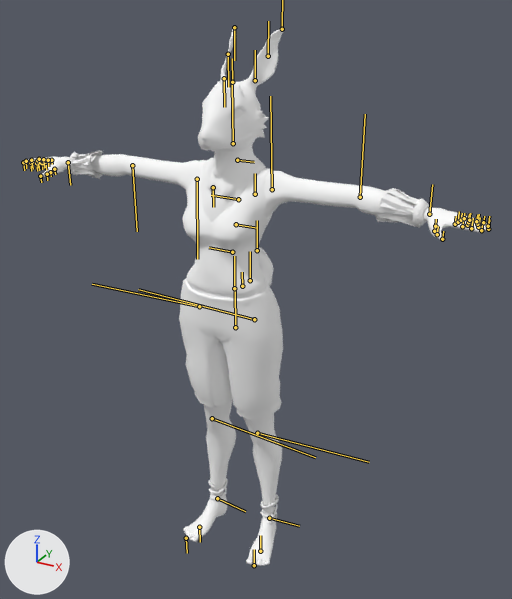
The FBX model Assets/Characters/Final_Animations/Final_Pickup.fbx as it was, and as the next commit left it.
One viewpoint serves both versions: a 50 mm lens placed at (0.0142, -0.024, 0.0251), pointed at (0.001, 0.0, 0.013). The lights are fixed; the arrows at lower left show +X, +Y and +Z. The bones that bend it are drawn over the model as lines.
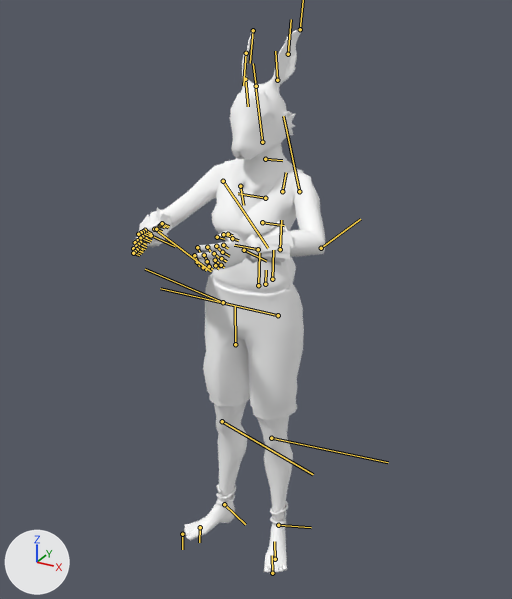
The newer file adds an action. The first version stands in its rest pose; the second is drawn at frame 73 of the action 'Take 001'.

Changed parts and their boxes (x1, y1, x2, y2) in the pictures (512 x 599 px):
'polySurface89', posed (58% narrower): before (23, 27, 489, 566); after (132, 29, 325, 573)
bone 'Base', root to tip: before (235, 327) to (235, 288); after (235, 344) to (235, 306)
bone 'Hip_Mid', root to tip: before (234, 288) to (234, 256); after (258, 285) to (259, 253)
bone 'Neck_lower', root to tip: before (237, 160) to (254, 162); after (265, 159) to (282, 160)
bone 'Neck_Top', root to tip: before (233, 143) to (232, 82); after (262, 142) to (255, 86)
bone 'Left_Ear_Bottom', root to tip: before (255, 80) to (255, 50); after (277, 80) to (275, 51)
bone 'Left_Ear_Mid', root to tip: before (268, 56) to (268, 21); after (288, 54) to (291, 19)
bone 'Right_Ear_Bottom', root to tip: before (224, 78) to (224, 107); after (245, 79) to (248, 106)
bone 'Right_Ear_Mid', root to tip: before (228, 54) to (228, 87); after (246, 53) to (243, 85)
bone 'Clavical_Left', root to tip: before (255, 194) to (255, 173); after (282, 191) to (286, 172)
bone 'Shoulder_Left', root to tip: before (272, 189) to (270, 96); after (299, 191) to (283, 116)
bone 'Left_Elbow', root to tip: before (360, 197) to (365, 114); after (321, 248) to (360, 219)
bone 'Left_Wrist', root to tip: before (429, 214) to (432, 184); after (244, 250) to (266, 261)
bone 'L_Thumb_01', root to tip: before (435, 226) to (436, 219); after (232, 238) to (238, 240)
bone 'L_Thumb_02', root to tip: before (434, 231) to (435, 226); after (228, 234) to (232, 235)
bone 'L_Index_01', root to tip: before (455, 224) to (456, 216); after (223, 245) to (228, 248)
bone 'L_Index_03', root to tip: before (471, 228) to (473, 218); after (207, 247) to (210, 251)
bone 'L_Middle_01', root to tip: before (458, 222) to (459, 211); after (222, 252) to (229, 256)
bone 'L_Middle_02', root to tip: before (467, 225) to (469, 214); after (214, 253) to (219, 258)
bone 'L_Ring_02', root to tip: before (468, 222) to (469, 213); after (215, 260) to (220, 264)
bone 'L_Ring_03', root to tip: before (477, 224) to (479, 214); after (207, 261) to (209, 266)
bone 'L_Pinky_01', root to tip: before (464, 218) to (464, 213); after (221, 265) to (224, 267)
bone 'Clavical_Right', root to tip: before (213, 187) to (213, 207); after (240, 186) to (243, 205)
bone 'Shoulder_Right', root to tip: before (197, 179) to (197, 259); after (223, 181) to (268, 248)
bone 'Right_Elbow', root to tip: before (132, 165) to (137, 231); after (154, 229) to (211, 271)
bone 'Right_Wrist', root to tip: before (68, 162) to (70, 185); after (151, 235) to (175, 246)
bone 'Hip_Left', root to tip: before (254, 319) to (138, 289); after (278, 315) to (160, 288)
bone 'Knee_Left', root to tip: before (257, 433) to (369, 462); after (271, 438) to (388, 462)
bone 'Ankle_Left', root to tip: before (269, 518) to (299, 526); after (278, 525) to (311, 527)
bone 'Hip_Right', root to tip: before (199, 306) to (92, 284); after (223, 302) to (145, 269)
bone 'Knee_Right', root to tip: before (212, 418) to (315, 457); after (222, 421) to (313, 474)
bone 'Ankle_Right', root to tip: before (217, 498) to (245, 511); after (224, 504) to (245, 524)

The change in detail:
Bone 'Base' (bone_base) moves from (0.0, 0.0, 0.0) to (0.0, -0.083, 0.0).
Bone 'Base' (bone_base) turns from (0, 0, 0) to (0, 90, 0) degrees about its own x, y and z.
Bone 'Hip_Mid' (bone_hip_mid) moves from (0.0, 0.0, 0.0) to (0.105, 0.071, 0.058).
Bone 'Hip_Mid' (bone_hip_mid) turns from (0, 0, 0) to (-88, -91, 86) degrees about its own x, y and z.
Bone 'Neck_lower' (bone_neck_lower) turns from (0, 0, 0) to (1, -4, -1) degrees about its own x, y and z.
Bone 'Neck_Top' (bone_neck_top) turns from (0, 0, 0) to (20, 1, 1) degrees about its own x, y and z.
Bone 'Left_Ear_Bottom' (bone_left_ear_bottom) turns from (0, 0, 0) to (-5, 0, 0) degrees about its own x, y and z.
Bone 'Left_Ear_Mid' (bone_left_ear_mid) turns from (0, 0, 0) to (-16, 6, -5) degrees about its own x, y and z.
Bone 'Right_Ear_Bottom' (bone_right_ear_bottom) turns from (0, 0, 0) to (-4, -1, 0) degrees about its own x, y and z.
Bone 'Right_Ear_Mid' (bone_right_ear_mid) turns from (0, 0, 0) to (-20, 1, 2) degrees about its own x, y and z.
Bone 'Clavical_Left' (bone_clavical_left) turns from (0, 0, 0) to (2, -7, -11) degrees about its own x, y and z.
Bone 'Shoulder_Left' (bone_shoulder_left) turns from (0, 0, 0) to (38, -43, -24) degrees about its own x, y and z.
Bone 'Left_Elbow' (bone_left_elbow) turns from (0, 0, 0) to (-66, -60, 31) degrees about its own x, y and z.
Bone 'Left_Wrist' (bone_left_wrist) turns from (0, 0, 0) to (-47, 9, 15) degrees about its own x, y and z.
Bone 'L_Thumb_01' (bone_l_thumb_01) turns from (0, 0, 0) to (9, 17, 1) degrees about its own x, y and z.
Bone 'L_Thumb_02' (bone_l_thumb_02) turns from (0, 0, 0) to (1, 15, 3) degrees about its own x, y and z.
Bone 'L_Index_01' (bone_l_index_01) turns from (0, 0, 0) to (-1, 6, -13) degrees about its own x, y and z.
Bone 'L_Index_03' (bone_l_index_03) turns from (0, 0, 0) to (0, 0, -8) degrees about its own x, y and z.
Bone 'L_Middle_01' (bone_l_middle_01) turns from (0, 0, 0) to (0, 3, -6) degrees about its own x, y and z.
Bone 'L_Middle_02' (bone_l_middle_02) turns from (0, 0, 0) to (0, 0, -12) degrees about its own x, y and z.
Bone 'L_Ring_02' (bone_l_ring_02) turns from (0, 0, 0) to (0, 0, -8) degrees about its own x, y and z.
Bone 'L_Ring_03' (bone_l_ring_03) turns from (0, 0, 0) to (1, 0, -19) degrees about its own x, y and z.
Bone 'L_Pinky_01' (bone_l_pinky_01) turns from (0, 0, 0) to (0, 0, -11) degrees about its own x, y and z.
Bone 'Clavical_Right' (bone_clavical_right) turns from (0, 0, 0) to (2, -9, -10) degrees about its own x, y and z.
Bone 'Shoulder_Right' (bone_shoulder_right) turns from (0, 0, 0) to (14, -31, -31) degrees about its own x, y and z.
Bone 'Right_Elbow' (bone_right_elbow) turns from (0, 0, 0) to (-26, -69, 9) degrees about its own x, y and z.
Bone 'Right_Wrist' (bone_right_wrist) turns from (0, 0, 0) to (-17, 6, 9) degrees about its own x, y and z.
Bone 'Hip_Left' (bone_hip_left) turns from (0, 0, 0) to (-1, 6, -1) degrees about its own x, y and z.
Bone 'Knee_Left' (bone_knee_left) turns from (0, 0, 0) to (-3, 7, -1) degrees about its own x, y and z.
Bone 'Ankle_Left' (bone_ankle_left) turns from (0, 0, 0) to (-5, -1, 5) degrees about its own x, y and z.
Bone 'Hip_Right' (bone_hip_right) turns from (0, 0, 0) to (-18, 6, -2) degrees about its own x, y and z.
Bone 'Knee_Right' (bone_knee_right) turns from (0, 0, 0) to (7, 4, 0) degrees about its own x, y and z.
Bone 'Ankle_Right' (bone_ankle_right) turns from (0, 0, 0) to (-7, 0, 1) degrees about its own x, y and z.
